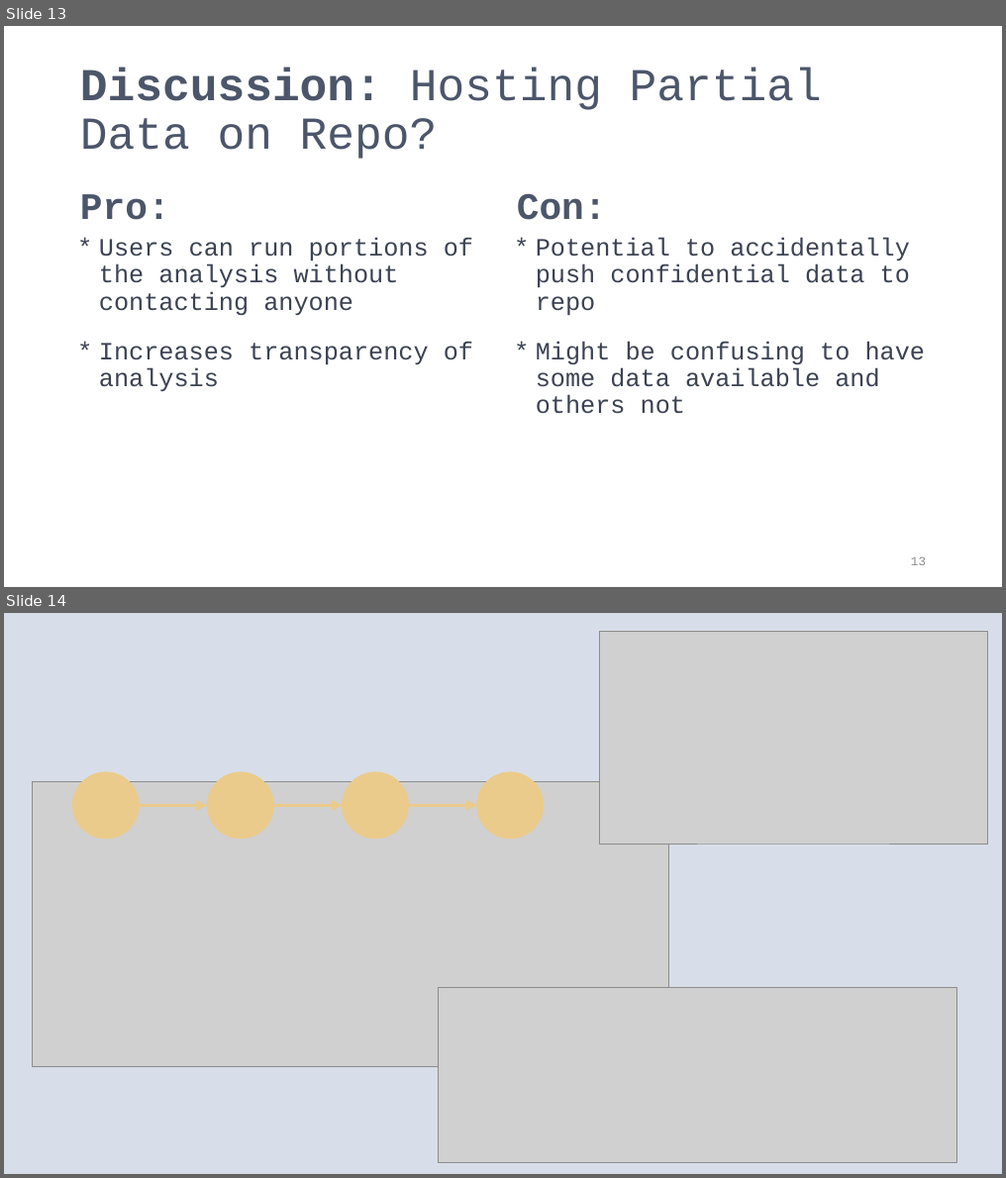
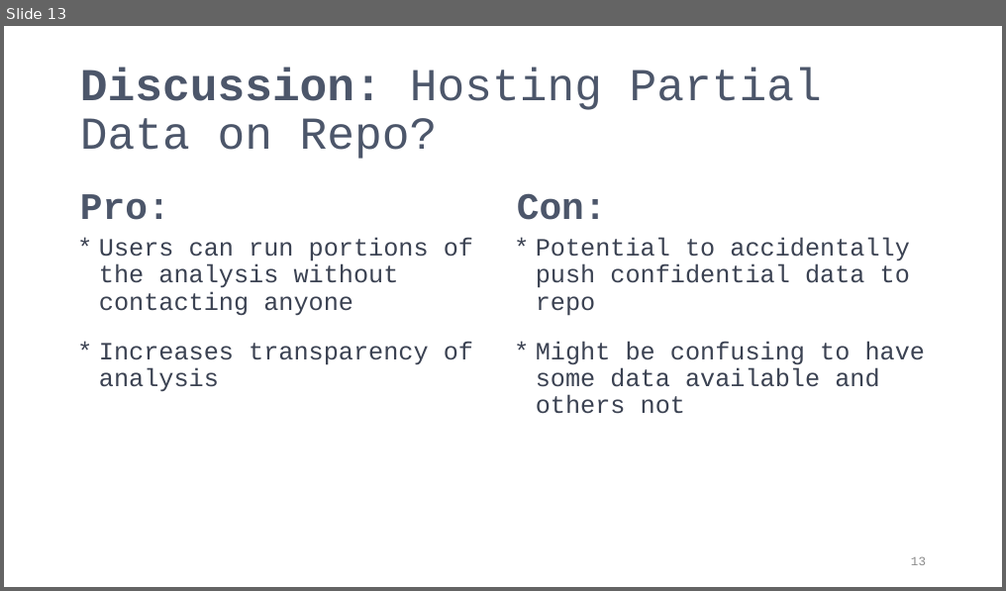
Before and after one commit to PIFSCstockassessments/SAP_github_workflow, a slide deck: docs/GitHub Workflow for SAP.pptx. Shown one above the other, each under a label of ours: slides 13 and 14 before the commit, slide 13 after it. The pictures are 1006x1178 and 1006x591 pixels, drawn with LibreOffice and Linux fonts; fonts in the diff are those of the drawing; grey boxes stand for pictures. Boxes give left, top, right and bottom in pixels: in the first picture for what was removed or moved away, otherwise in the second. Text is boxed around its words. In the diff, an @@ line names an element or a change of style, - is before the commit and + after.

```diff
--- a/docs/GitHub Workflow for SAP.pptx
+++ b/docs/GitHub Workflow for SAP.pptx
@@ slide 14 removed at box(4, 613, 1002, 1174), background #D8DEE9 @@
@@ picture removed at box(599, 631, 988, 844) @@
@@ picture removed at box(33, 782, 669, 1067) @@
@@ ellipse removed at box(73, 772, 139, 839) @@
@@ ellipse removed at box(208, 772, 273, 839) @@
@@ ellipse removed at box(343, 772, 408, 839) @@
@@ ellipse removed at box(477, 772, 543, 839) @@
@@ arrow removed from (139, 805) to (208, 805) @@
@@ arrow removed from (273, 805) to (343, 805) @@
@@ arrow removed from (408, 805) to (477, 805) @@
@@ picture removed at box(439, 988, 956, 1163) @@
```
Also in this commit, not shown: 2 slides changed, 1 slide added.
